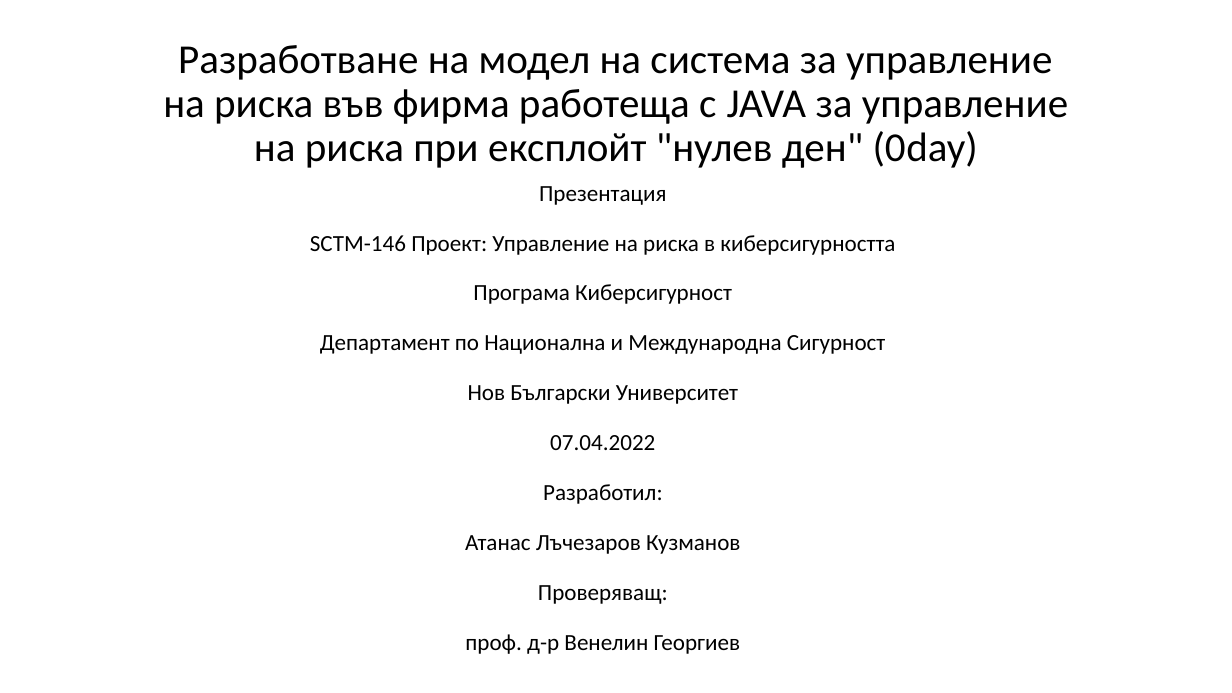
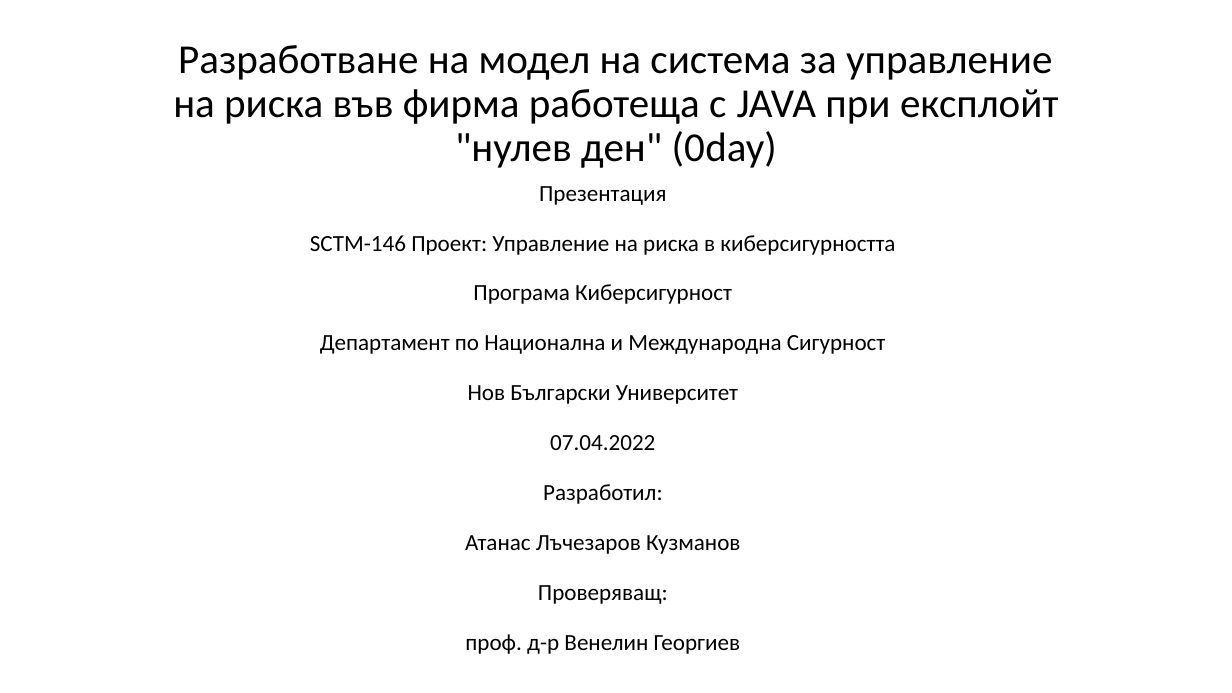
Before and after one commit to atkuzmanov/sctm130-sctm146-proekt-unrvk-2022, a slide deck: slide 1 of sctm146-proekt-unrvk-6.pptx. Drawn at 1232x693 pixels with LibreOffice and Linux fonts; fonts in the diff are those of the drawing. Boxes give left, top, right and bottom in pixels: in the first picture for what was removed or moved away, otherwise in the second. Text is boxed around its words. In the diff, an @@ line names an element or a change of style, - is before the commit and + after.

```diff
--- a/sctm146-proekt-unrvk-6.pptx
+++ b/sctm146-proekt-unrvk-6.pptx
@@ text at [173, 45, 1058, 168]: text changed @@
-Разработване на модел на система за управление на риска във фирма работеща с JAVA за управление на риска при eксплойт "нулев ден" (0day)
+Разработване на модел на система за управление на риска във фирма работеща с JAVA при eксплойт "нулев ден" (0day)
```
Also in this commit, not shown: 1 slide added, 1 slide removed, 7 other files.
